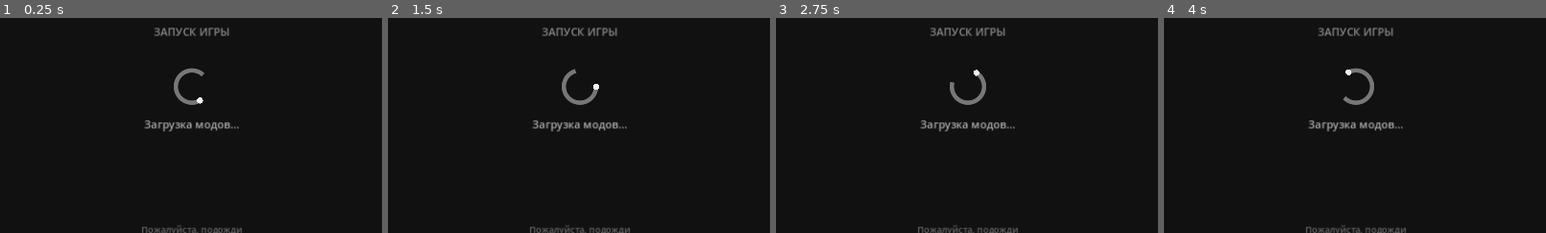
Above: before the commit, frames 1-4 (left to right).
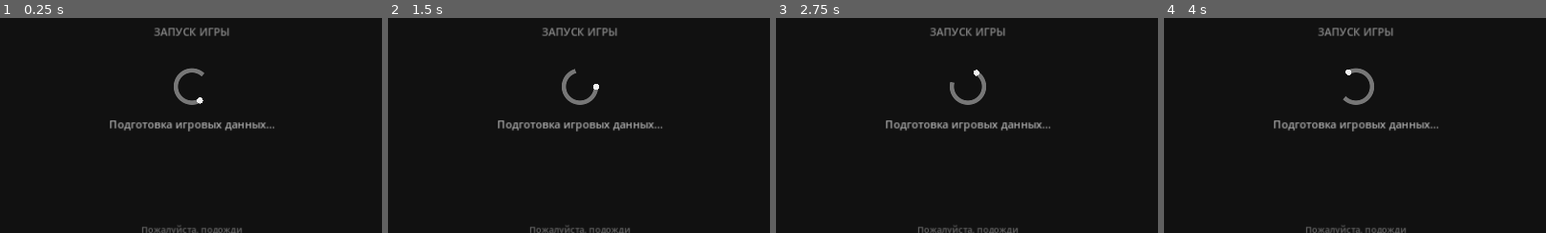
Above: after the commit, the same moments.

Repository: loslam-del/Kiwi-rounds
Game: Godot game, scene res://scenes/main.tscn
Same seed, same stepped clock (60 frames per second), same inputs: the game is played once before the commit and once after it.
Inputs (mouse positions are % of the whole screen's width and height, from its top left):
- Up to frame 1 (0.25 s): no input
- Up to frame 2 (1.5 s): tap Enter at 0.5 s; move the mouse to (72, 45) at 0.52 s; hold D 0.53-1.25 s; hold J 0.53-1.25 s; click (72, 45) at 0.67 s; tap Space at 0.77, 1.25 s; drag from (30, 55) to (45, 70) at 1.27 s
- Up to frame 3 (2.75 s): tap Enter at 2 s; move the mouse to (60, 28) at 2.02 s; hold A from 2.03 s (still down); hold I from 2.03 s (still down)
- Up to frame 4 (4 s): release A at 2.75 s; release I at 2.75 s; drag from (45, 70) to (20, 35) at 2.77 s; tap Space at 3.5, 3.77 s; move the mouse to (80, 65) at 3.52 s; hold D from 3.53 s (still down); hold J from 3.53 s (still down)
The pictures show only the part of the screen within x 25-75%, y 44-94%; the shares and areas given below are measured in that part.

The runs differ from the first frame. In frame 1, 0.9% of the frame differs, in the area x 28-72%, y 47-53%; in frame 2, 0.9%; in frame 3, 0.9%; in frame 4, 0.9%.
Error before the commit: Trying to assign an array of type "Array" to a variable of type "Array[Dictionary]". (res://scripts/main.gd:60)
Error after the commit: Trying to assign an array of type "Array" to a variable of type "Array[Dictionary]". (res://scripts/main.gd:59)

Commit message:
Remove mod loader from startup path

Diff:
--- a/scripts/main.gd
+++ b/scripts/main.gd
@@ -54,9 +54,8 @@
     call_deferred("_boot_game")
 
 func _boot_game() -> void:
-    boot_stage = "Загрузка модов..."
-    # Loading mods is deferred so a bad mod cannot block the main menu.
-    mod_loader = MOD_LOADER_SCRIPT.new()
+    boot_stage = "Подготовка игровых данных..."
+    # Модуль модов не создаётся при запуске. Главное меню не зависит от модов.
     all_maps = DEFAULT_MAPS.duplicate(true)
     all_upgrades = DEFAULT_UPGRADES.duplicate(true)
     boot_stage = "Создание арены..."
@@ -145,6 +144,8 @@
     add_child(rival)
 
 func _apply_skin() -> void:
+    if mod_loader == null:
+        mod_loader = MOD_LOADER_SCRIPT.new()
     var skins: Array[Dictionary] = [
         {"name":"Бирюзовый","color":"#39d6c5"},
         {"name":"Лазурный","color":"#4b9cff"},
@@ -395,6 +396,8 @@
         _show_main_menu()
 
 func _open_mods() -> void:
+    if mod_loader == null:
+        mod_loader = MOD_LOADER_SCRIPT.new()
     if not mods_loaded:
         mod_loader.load_all()
         all_maps = DEFAULT_MAPS.duplicate(true)
@@ -412,6 +415,8 @@
     ],description)
 
 func _reload_mods() -> void:
+    if mod_loader == null:
+        mod_loader = MOD_LOADER_SCRIPT.new()
     mod_loader.load_all()
     mods_loaded = true
     all_maps = DEFAULT_MAPS.duplicate(true)
